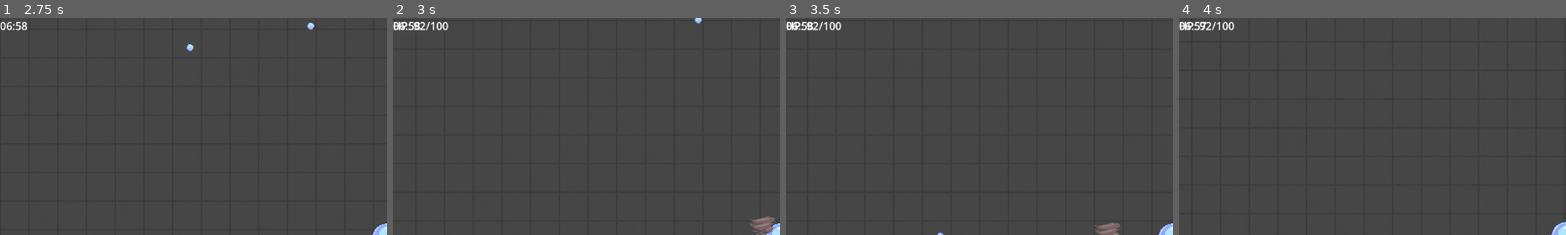
Above: before the commit, frames 1-4 (left to right).
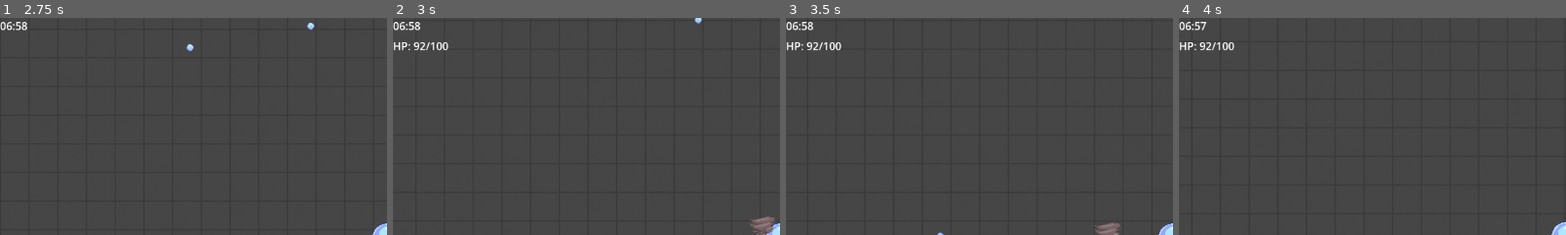
Above: after the commit, the same moments.

Repository: haom1ng7/SurvivorsLike
Game: Godot game, scene res://Scenes/StartMenu.tscn
Same seed, same stepped clock (60 frames per second), same inputs: the game is played once before the commit and once after it.
Inputs (mouse positions are % of the whole screen's width and height, from its top left):
- Up to frame 1 (2.75 s): click "Play" at 0.5 s; tap Enter at 1.25 s; move the mouse to (72, 45) at 1.27 s; press the mouse at (72, 45) at 1.28 s; hold D (move_right) 1.28-2.03 s; move the mouse to (30, 55) at 2.02 s; release the mouse at (30, 55) at 2.03 s; hold S (move_down) from 2.03 s (still down); click (30, 55) at 2.1 s
- Up to frame 2 (3 s): move the mouse to (60, 28) at 2.77 s; release S (move_down) at 2.78 s; press the mouse at (60, 28) at 2.78 s; hold D (move_right) from 2.78 s (still down)
- Up to frame 3 (3.5 s): keep holding D (move_right)
- Up to frame 4 (4 s): move the mouse to (45, 70) at 3.52 s; release D (move_right) at 3.53 s; release the mouse at (45, 70) at 3.53 s; hold W (move_up) from 3.53 s (still down); click (45, 70) at 3.6 s
The pictures show only the part of the screen within x 0-50%, y 0-50%; the shares and areas given below are measured in that part.

Frame 1 is identical in both runs. In frame 2, 0.6% of the frame differs, in the area x 0-15%, y 1-16%; in frame 3, 0.6%; in frame 4, 0.6%.

Commit message:
修复了获取血契护符时生命值面板不变化的bug

Diff:
--- a/Scenes/Main.tscn
+++ b/Scenes/Main.tscn
@@ -15,69 +15,77 @@
 [ext_resource type="Texture2D" uid="uid://1e00dk8kfpv1" path="res://Assets/99700ae5-a2f3-45d2-840c-be6b29a5a9ea.png" id="7_frkhe"]
 [ext_resource type="Script" uid="uid://dq6kv3bv1ijnx" path="res://Scripts/BackGround.gd" id="8_frkhe"]
 
-[node name="Main" type="Node2D"]
+[node name="Main" type="Node2D" unique_id=330346047]
 script = ExtResource("1_50glp")
 shard_scene = ExtResource("2_4kpch")
 death_scene = ExtResource("3_1p5hy")
 
-[node name="World" type="Node2D" parent="."]
+[node name="World" type="Node2D" parent="." unique_id=1441455216]
 script = ExtResource("1_r150o")
 
-[node name="Spawner" type="Node" parent="World"]
+[node name="Spawner" type="Node" parent="World" unique_id=997497920]
 script = ExtResource("3_rgh2o")
 melee_scene = ExtResource("5_bmxlf")
 ranged_scene = ExtResource("6_4kpch")
 spawn_per_sec = 1.0
 
-[node name="BackGround" type="Sprite2D" parent="World"]
+[node name="BackGround" type="Sprite2D" parent="World" unique_id=870117463]
 modulate = Color(0.333614, 0.333614, 0.333614, 1)
 texture = ExtResource("7_frkhe")
 centered = false
 region_rect = Rect2(10000, 10000, 10000, 10000)
 script = ExtResource("8_frkhe")
 
-[node name="Entities" type="Node2D" parent="World"]
+[node name="Entities" type="Node2D" parent="World" unique_id=1249652294]
 
-[node name="Drops" type="Node2D" parent="World/Entities"]
+[node name="Drops" type="Node2D" parent="World/Entities" unique_id=1079156074]
 
-[node name="Player" parent="World/Entities" instance=ExtResource("2_kln2b")]
+[node name="Player" parent="World/Entities" unique_id=1179736475 instance=ExtResource("2_kln2b")]
 
-[node name="Enemies" type="Node2D" parent="World/Entities"]
+[node name="Enemies" type="Node2D" parent="World/Entities" unique_id=2111398971]
 
-[node name="Projectiles" type="Node2D" parent="World/Entities"]
+[node name="Projectiles" type="Node2D" parent="World/Entities" unique_id=812055931]
 
-[node name="UI" type="CanvasLayer" parent="."]
+[node name="UI" type="CanvasLayer" parent="." unique_id=1396054180]
 
-[node name="HUD" type="Control" parent="UI"]
+[node name="HUD" type="Control" parent="UI" unique_id=359721095]
 layout_mode = 3
 anchors_preset = 0
 offset_right = 40.0
 offset_bottom = 40.0
 script = ExtResource("4_jw32o")
+metadata/_edit_use_anchors_ = true
 
-[node name="HPLabel" type="Label" parent="UI/HUD"]
+[node name="HPLabel" type="Label" parent="UI/HUD" unique_id=549390894]
+layout_mode = 0
+offset_top = 30.0
+offset_right = 40.0
+offset_bottom = 53.0
+metadata/_edit_use_anchors_ = true
+
+[node name="EXPLabel" type="Label" parent="UI/HUD" unique_id=415697987]
+layout_mode = 0
+offset_top = 60.0
+offset_right = 40.0
+offset_bottom = 83.0
+metadata/_edit_use_anchors_ = true
+
+[node name="TimeLabel" type="Label" parent="UI/HUD" unique_id=504197638]
 layout_mode = 0
 offset_right = 40.0
 offset_bottom = 23.0
+metadata/_edit_use_anchors_ = true
 
-[node name="EXPLabel" type="Label" parent="UI/HUD"]
-layout_mode = 0
-offset_right = 40.0
-offset_bottom = 23.0
-
-[node name="TimeLabel" type="Label" parent="UI/HUD"]
-layout_mode = 0
-offset_right = 40.0
-offset_bottom = 23.0
-
-[node name="LevelUpPanel" type="Control" parent="UI"]
+[node name="LevelUpPanel" type="Control" parent="UI" unique_id=693695367]
 layout_mode = 3
 anchors_preset = 0
+offset_top = -120.0
 offset_right = 40.0
-offset_bottom = 40.0
+offset_bottom = -80.0
 script = ExtResource("4_v1gob")
+metadata/_edit_use_anchors_ = true
 
-[node name="OptionA" type="Button" parent="UI/LevelUpPanel"]
+[node name="OptionA" type="Button" parent="UI/LevelUpPanel" unique_id=357958091]
 layout_mode = 0
 offset_left = 415.0
 offset_top = 405.0
@@ -85,7 +93,7 @@
 offset_bottom = 436.0
 text = "选项A"
 
-[node name="OptionB" type="Button" parent="UI/LevelUpPanel"]
+[node name="OptionB" type="Button" parent="UI/LevelUpPanel" unique_id=646136180]
 layout_mode = 0
 offset_left = 669.0
 offset_top = 401.0
@@ -93,7 +101,7 @@
 offset_bottom = 432.0
 text = "选项B"
 
-[node name="Title" type="Label" parent="UI/LevelUpPanel"]
+[node name="Title" type="Label" parent="UI/LevelUpPanel" unique_id=474766310]
 layout_mode = 0
 offset_left = 499.0
 offset_top = 256.0
@@ -103,10 +111,10 @@
 horizontal_alignment = 1
 vertical_alignment = 1
 
-[node name="Systems" type="Node" parent="."]
+[node name="Systems" type="Node" parent="." unique_id=848737765]
 
-[node name="GameState" type="Node" parent="Systems"]
+[node name="GameState" type="Node" parent="Systems" unique_id=948345953]
 script = ExtResource("4_rgh2o")
 
-[node name="Relics" type="Node" parent="Systems"]
+[node name="Relics" type="Node" parent="Systems" unique_id=723557631]
 script = ExtResource("5_pbw6q")
--- a/Scenes/Player.tscn
+++ b/Scenes/Player.tscn
@@ -127,27 +127,27 @@
 "speed": 6.0
 }]
 
-[node name="Player" type="CharacterBody2D"]
+[node name="Player" type="CharacterBody2D" unique_id=1395143559]
 collision_mask = 26
 script = ExtResource("1_kyqiw")
 
-[node name="CollisionShape2D" type="CollisionShape2D" parent="."]
+[node name="CollisionShape2D" type="CollisionShape2D" parent="." unique_id=2093688698]
 shape = SubResource("CircleShape2D_dewec")
 
-[node name="Weapon" type="Node2D" parent="."]
+[node name="Weapon" type="Node2D" parent="." unique_id=177991240]
 script = ExtResource("2_gntrk")
 bullet_scene = ExtResource("3_gntrk")
 
-[node name="Muzzle" type="Node2D" parent="Weapon"]
+[node name="Muzzle" type="Node2D" parent="Weapon" unique_id=643973814]
 
-[node name="ShootCooldown" type="Timer" parent="Weapon"]
+[node name="ShootCooldown" type="Timer" parent="Weapon" unique_id=707125479]
 one_shot = true
 
-[node name="AnimatedSprite2D" type="AnimatedSprite2D" parent="."]
+[node name="AnimatedSprite2D" type="AnimatedSprite2D" parent="." unique_id=657258421]
 sprite_frames = SubResource("SpriteFrames_gntrk")
 animation = &"idle"
 
-[node name="Camera2D" type="Camera2D" parent="."]
+[node name="Camera2D" type="Camera2D" parent="." unique_id=304472334]
 
-[node name="Sprite2D" type="Sprite2D" parent="."]
+[node name="Sprite2D" type="Sprite2D" parent="." unique_id=408038227]
 texture = ExtResource("6_nn08x")
--- a/Scripts/Relics.gd
+++ b/Scripts/Relics.gd
@@ -5,7 +5,7 @@
 	"atk_up": {name="锋刃碎片", desc="攻击力 +20%", apply=func(p): p.attack *= 1.2},
 	"spd_up": {name="疾行刻印", desc="移动速度 +15%", apply=func(p): p.move_speed *= 1.15},
 	"as_up":  {name="连发机芯", desc="攻速 +25%", apply=func(p): p.attack_speed *= 1.25},
-	"hp_up":  {name="血契护符", desc="最大生命 +25", apply=func(p): p.max_hp += 25; p.hp = min(p.max_hp, p.hp + 25)},
+"hp_up":  {name="血契护符", desc="最大生命 +25", apply=func(p): p.max_hp += 25; p.hp = min(p.max_hp, p.hp + 25); p.emit_signal("hp_changed", p.hp, p.max_hp)},
 	"regen":  {name="自愈纹章", desc="回血速度 +50%", apply=func(p): p.regen_per_sec *= 1.5},
 	"double_shot": {name="双重镜像", desc="投射物数量 +1, 伤害 -10%", apply=func(p): p.projectile_count += 1; p.attack *= 0.9},
 	"shotgun": {name="散射棱镜", desc="投射物数量 +2, 散布变大", apply=func(p): p.projectile_count += 2; p.spread_arc += 15.0; p.attack *= 0.8},
Not shown: 1 places in Scenes/Main.tscn that only renumber resources
Not shown: 1 places in Scenes/Player.tscn that only renumber resources
